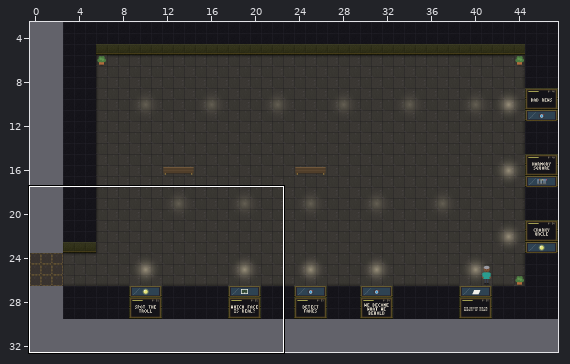
One commit to this Tiled map (JSON): maps/midway.tmj. The picture above shows the old version from afar; the outline marks the close-up.
Close-up. Before the edit:
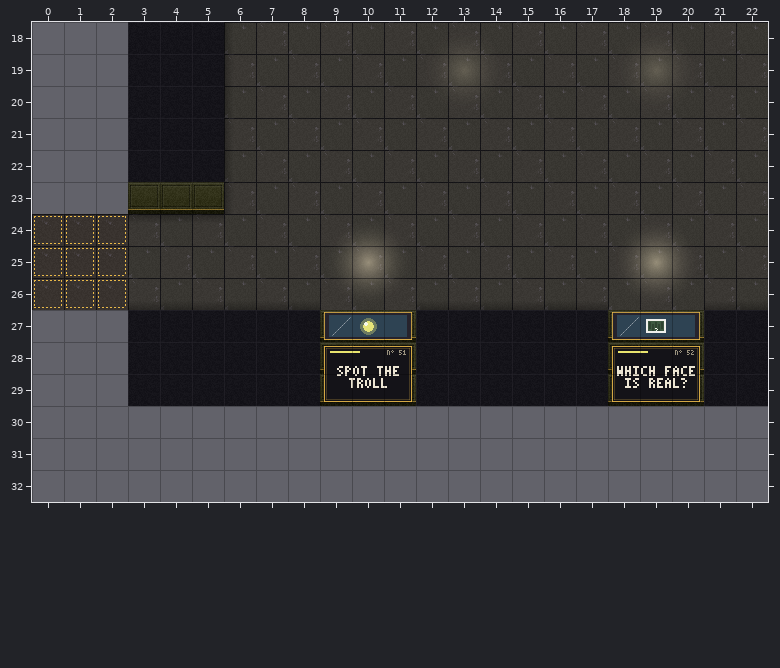
Cells are 32x32 px. Shown: x 0..22, y 18..32.
After:
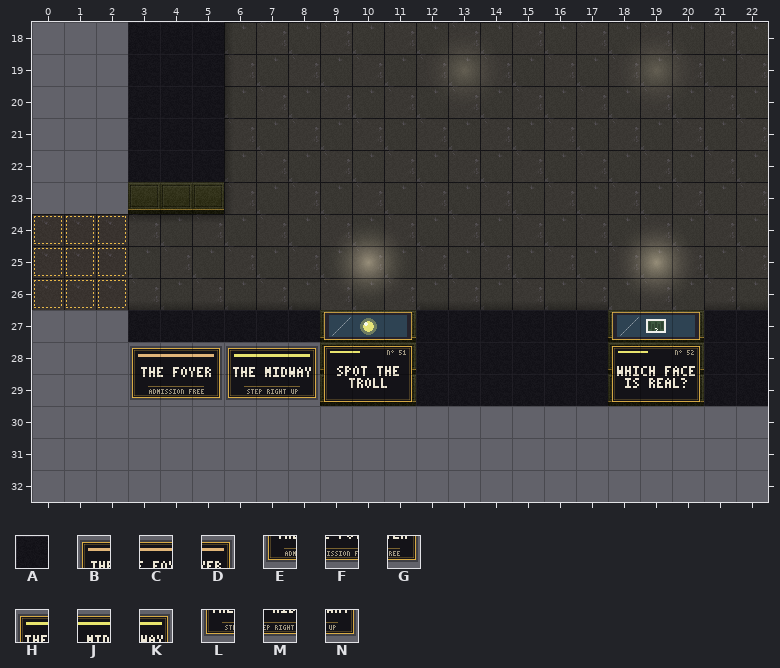
Key: from "Chunk 1": A 5, B 116, C 117, D 118, E 119, F 120, G 121, H 122, J 123, K 124, L 125, M 126, N 127.
_ is an empty cell, . an unchanged one.
Edits made:
--- layer "walls"
@@ x 3..8 @@
-28 AAAAAA
-29 AAAAAA
+28 BCDHJK
+29 EFGLMN
Pixel boxes of the changes (left, top, right, bottom) in both close-ups:
changed: (128, 342, 320, 406)
